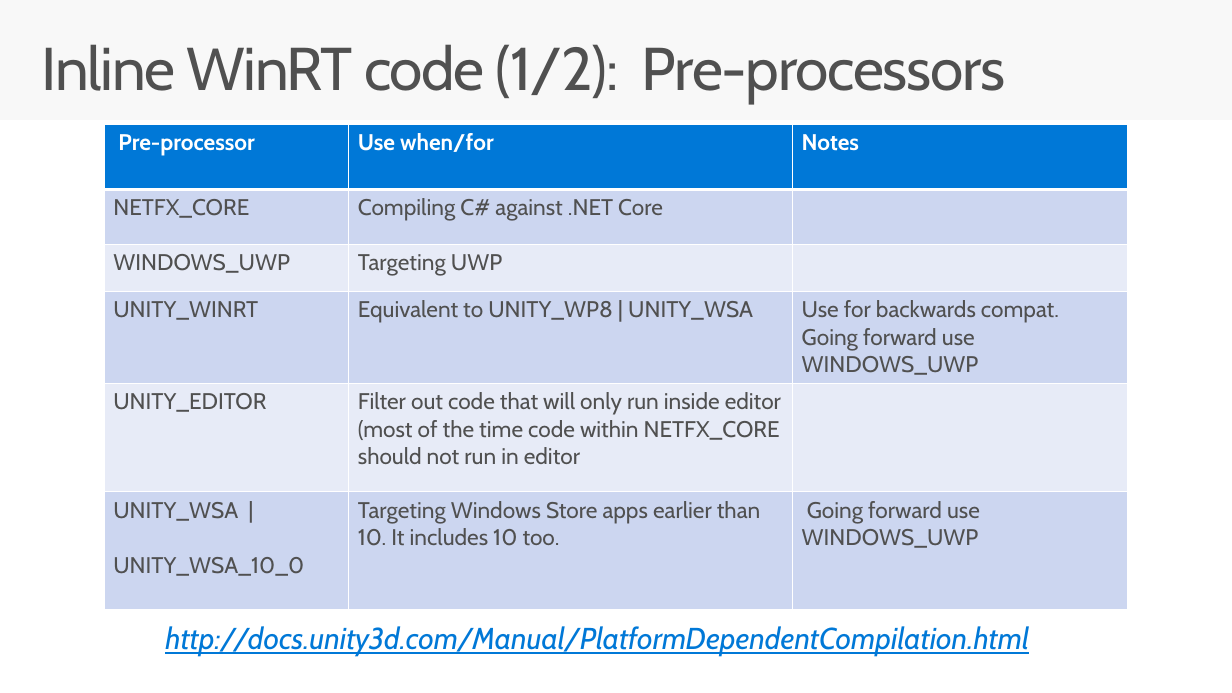
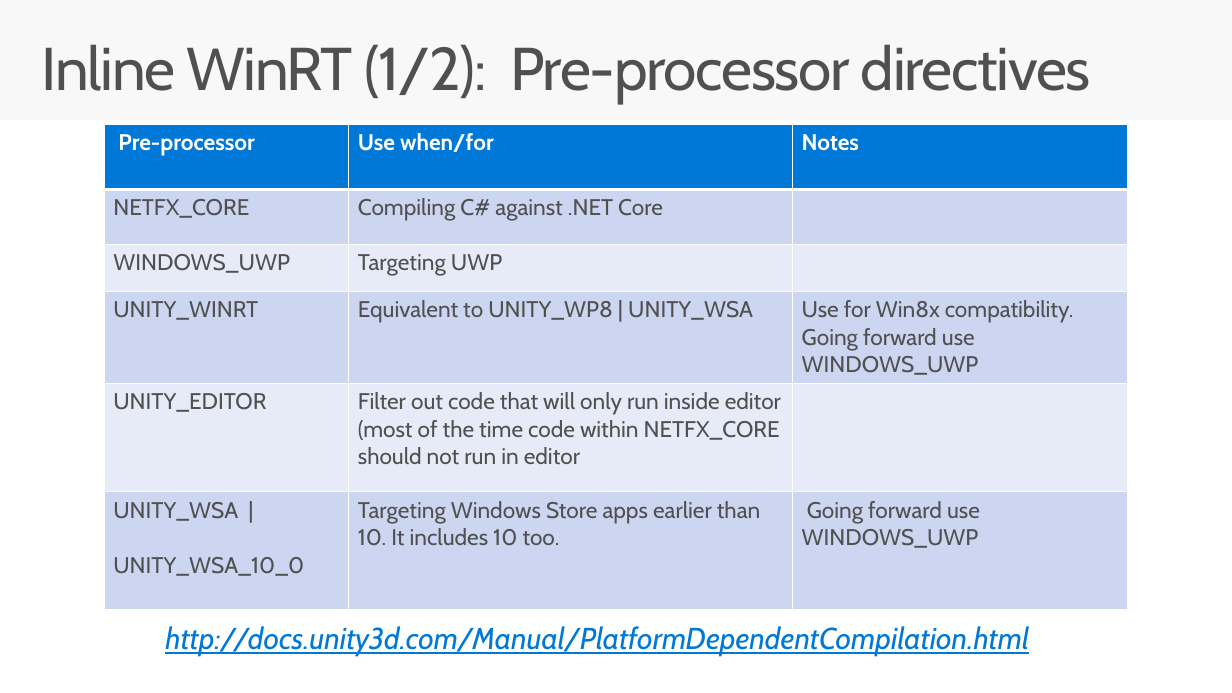
Before and after one commit to grazies/CodeLabs-GameDev-2-UnityWin10, a slide deck: slide 8 of UnityLightUp.pptx (slide 7 before the commit). Drawn at 1232x693 pixels with LibreOffice and Linux fonts; fonts in the diff are those of the drawing. Boxes give left, top, right and bottom in pixels: in the first picture for what was removed or moved away, otherwise in the second. Text is boxed around its words. In the diff, an @@ line names an element or a change of style, - is before the commit and + after.

Commit message:
presentation tweaks

```diff
--- a/UnityLightUp.pptx
+++ b/UnityLightUp.pptx
@@ title at box(42, 44, 1091, 103): text changed @@
-Inline WinRT code (1/2): Pre-processors
+Inline WinRT (1/2): Pre-processor directives
@@ table at box(104, 124, 1128, 608) @@
-row 4, column 3: Use for backwards compat. Going forward use WINDOWS_UWP
+row 4, column 3: Use for Win8x compatibility. Going forward use WINDOWS_UWP
```
Also in this commit, not shown: 5 other slides changed, 2 slides added, 1 slide removed.
